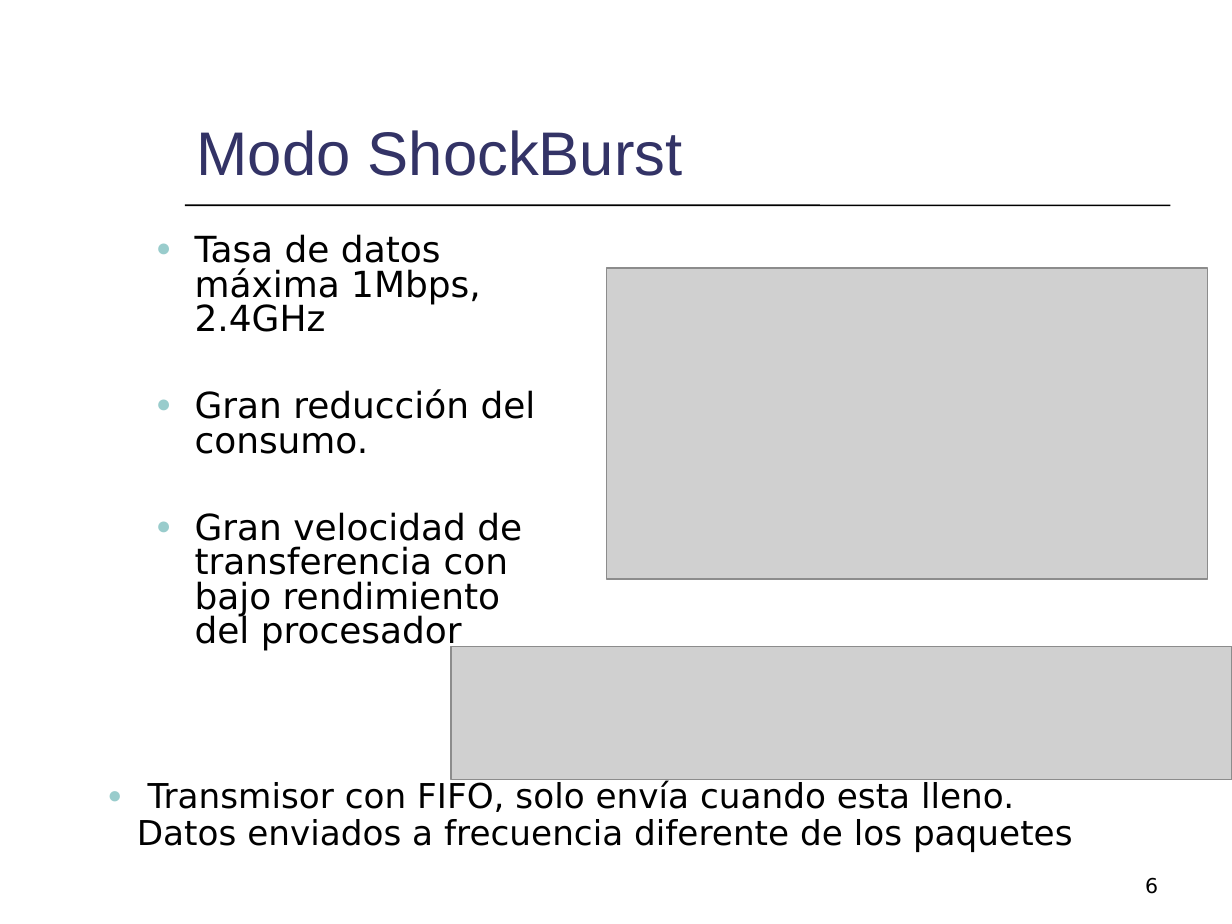
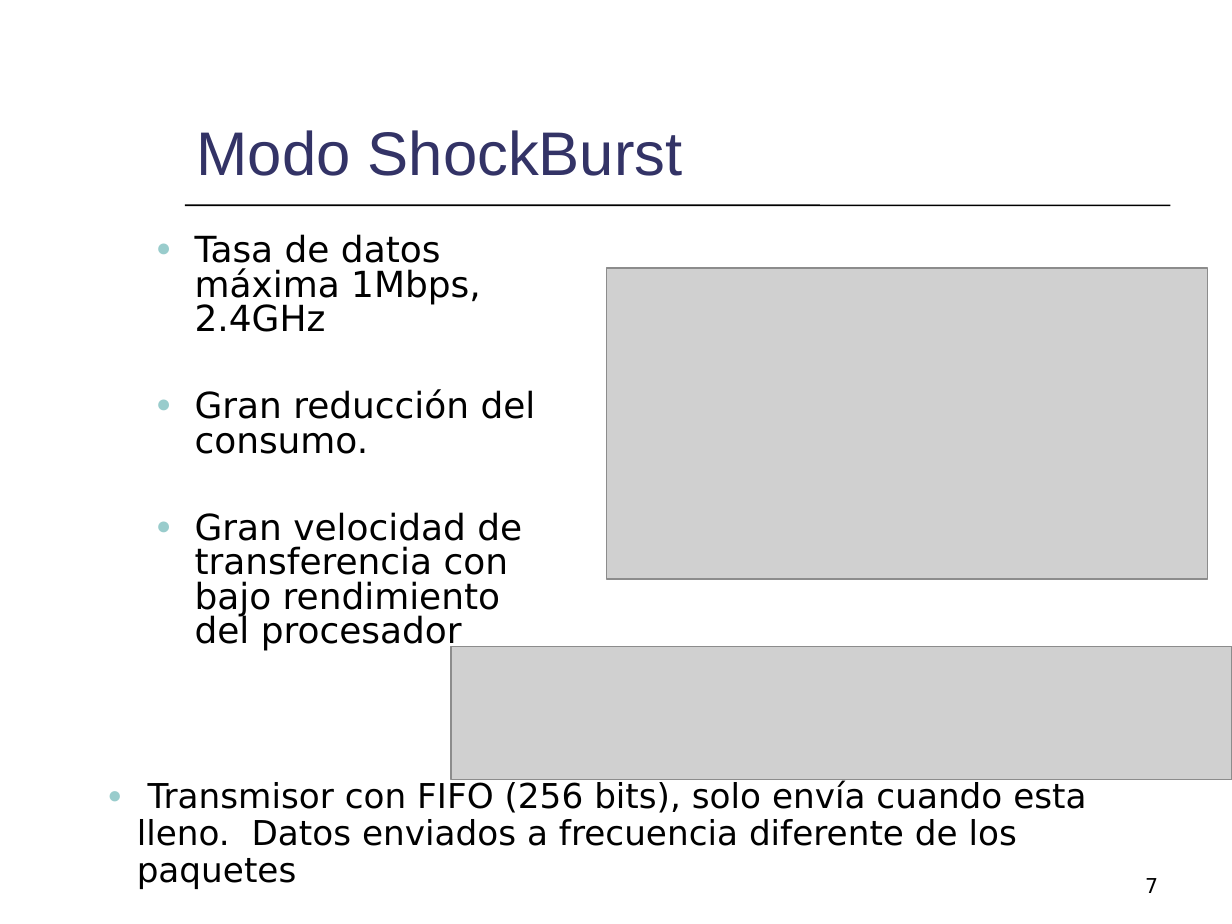
Before and after one commit to mmja/redsensores, a slide deck: slide 7 of Memoria/Consumo.ppt (slide 6 before the commit). Drawn at 1232x924 pixels with LibreOffice and Linux fonts; fonts in the diff are those of the drawing; grey boxes stand for pictures. Boxes give left, top, right and bottom in pixels: in the first picture for what was removed or moved away, otherwise in the second. Text is boxed around its words. In the diff, an @@ line names an element or a change of style, - is before the commit and + after.

```diff
--- a/Memoria/Consumo.ppt
+++ b/Memoria/Consumo.ppt
@@ text at (x1=137, y1=781, x2=1086, y2=846): text changed @@
-  ● Transmisor con FIFO, solo envía cuando esta lleno. Datos enviados a frecuencia diferente de los paquetes
+  ● Transmisor con FIFO (256 bits), solo envía cuando esta lleno. Datos enviados a frecuencia diferente de los paquetes
@@ page number at (x1=1145, y1=878, x2=1158, y2=893): text changed @@
-6
+7
```
Also in this commit, not shown: 5 other slides changed, 1 slide added.
